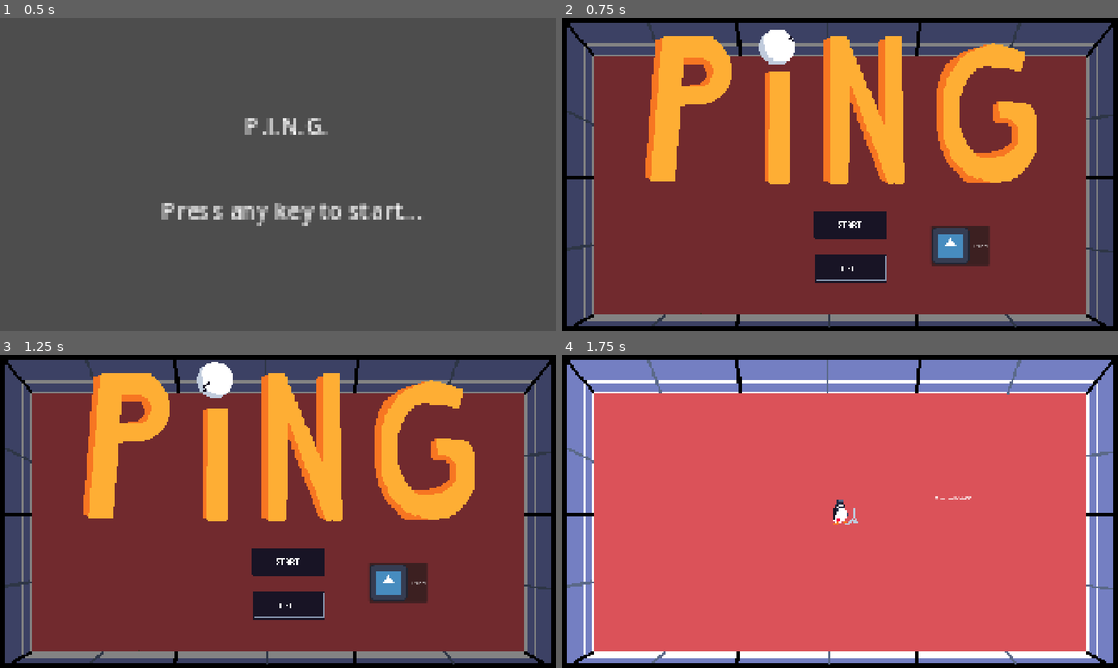
Above: before the commit, frames 1-4 (two rows, left to right).
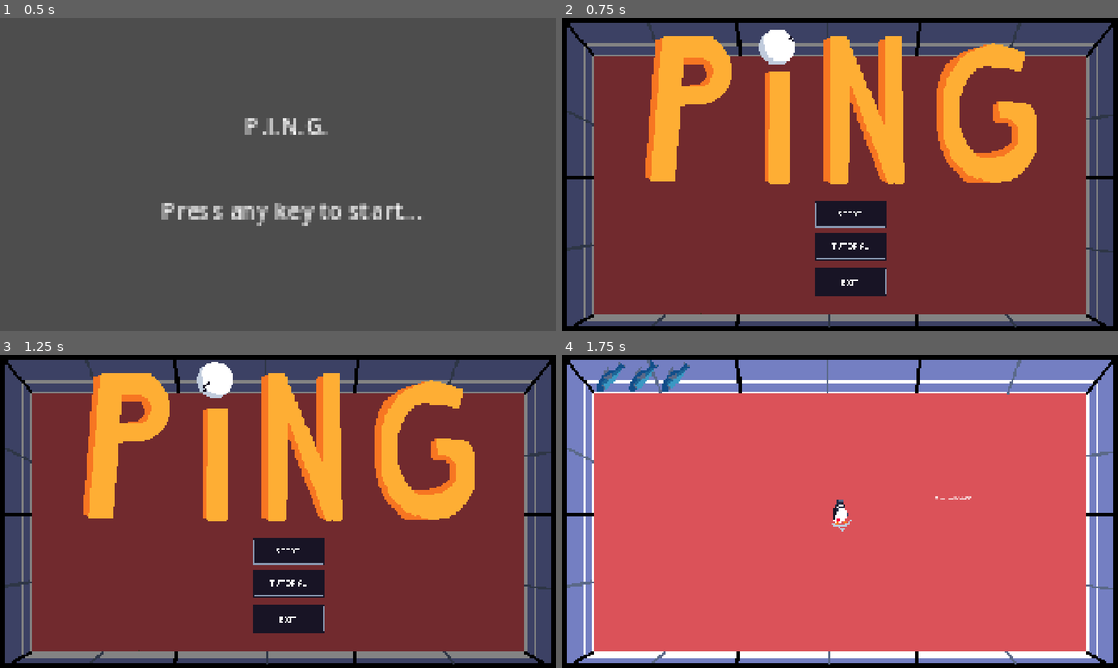
Above: after the commit, the same moments.

Repository: NicholasNg380/PING
Game: Godot game, scene res://scenes/mainScenes/start_screen.tscn
Two runs of this game, one before a commit and one after it. Both use one fixed random seed, a clock stepped at 60 frames per second and the inputs below. The engine's default icon, where the game draws it, is replaced by a stand-in: a white triangle on a blue panel in a dark square.
Inputs (mouse positions are in pixels of both pictures, inside the frame that each line leads up to; where the layout moved, square brackets give the same spot in the first picture):
- Up to frame 1 (0.5 s): no input
- Up to frame 2 (0.75 s): tap Enter at 0.5 s; move the mouse to (962, 158) at 0.52 s; hold D (right) from 0.53 s (still down); tap Space (hit) at 0.6 s
- Up to frame 3 (1.25 s): keep holding D (right)
- Up to frame 4 (1.75 s): release D (right) at 1.25 s; click (851, 583) [962, 583] at 1.25 s

Frame 1 is identical in both runs. In frame 2, 3.7% of the frame differs, in the area x 45-77%, y 58-89%; in frame 3, 3.7%; in frame 4, 0.7%.

Commit message:
Added health bar and other ui assets

Diff:
--- a/scenes/mainScenes/Game.tscn
+++ b/scenes/mainScenes/Game.tscn
@@ -5,6 +5,8 @@
 [ext_resource type="PackedScene" uid="uid://biyi27mohykob" path="res://scenes/Stages/stage_1.tscn" id="2_23i5p"]
 [ext_resource type="PackedScene" uid="uid://cufenlfm85bbc" path="res://scenes/mainScenes/UpgradeScreen.tscn" id="3_cpr0p"]
 [ext_resource type="FontFile" uid="uid://bffxar07whxsc" path="res://assets/pixel_operator/PixelOperator-Bold.ttf" id="5_ekv5x"]
+[ext_resource type="PackedScene" uid="uid://d0xnt1gn2xwc5" path="res://scenes/objects/health_bar.tscn" id="6_83o3o"]
+[ext_resource type="PackedScene" uid="uid://bahcf75l5vwy5" path="res://scenes/mainScenes/death_screen.tscn" id="7_1mgfw"]
 
 [sub_resource type="Curve2D" id="Curve2D_qbsmt"]
 _data = {
@@ -70,6 +72,12 @@
 theme_override_font_sizes/font_size = 73
 text = "COMBO: 1x"
 
+[node name="HealthBar" parent="." unique_id=711747170 instance=ExtResource("6_83o3o")]
+offset_bottom = -418.0
+
+[node name="DeathScreen" parent="." unique_id=663415795 instance=ExtResource("7_1mgfw")]
+visible = false
+
 [connection signal="increase_combo" from="Player" to="." method="_on_player_increase_combo"]
 [connection signal="reset_combo" from="Player" to="." method="_on_player_reset_combo"]
 [connection signal="update_score" from="Player" to="." method="_on_player_update_score"]
--- /dev/null
+++ b/scenes/mainScenes/death_screen.tscn
@@ -0,0 +1,67 @@
+[gd_scene format=3 uid="uid://bahcf75l5vwy5"]
+
+[ext_resource type="FontFile" uid="uid://kunxlfww8xwl" path="res://assets/pixel_operator/PixelOperator8-Bold.ttf" id="1_3l542"]
+[ext_resource type="Texture2D" uid="uid://bqv3jmiwxhxbe" path="res://assets/sprites/ui/exit_button.png" id="2_hxhee"]
+[ext_resource type="Texture2D" uid="uid://drddi47y2i3l3" path="res://assets/sprites/ui/retry_button.png" id="3_r4yk6"]
+
+[sub_resource type="StyleBoxFlat" id="StyleBoxFlat_hxhee"]
+bg_color = Color(0, 0, 0, 0.5176471)
+
+[sub_resource type="StyleBoxEmpty" id="StyleBoxEmpty_16ai1"]
+
+[sub_resource type="StyleBoxEmpty" id="StyleBoxEmpty_d651b"]
+
+[node name="DeathScreen" type="Control" unique_id=663415795]
+layout_mode = 3
+anchors_preset = 0
+offset_right = 40.0
+offset_bottom = 40.0
+
+[node name="Panel" type="Panel" parent="." unique_id=117695567]
+layout_mode = 0
+offset_right = 1958.0
+offset_bottom = 1119.0
+theme_override_styles/panel = SubResource("StyleBoxFlat_hxhee")
+
+[node name="Label" type="Label" parent="." unique_id=1662582616]
+layout_mode = 0
+offset_left = 387.0
+offset_top = 128.0
+offset_right = 1585.0
+offset_bottom = 503.0
+theme_override_fonts/font = ExtResource("1_3l542")
+theme_override_font_sizes/font_size = 64
+text = "You Died!
+
+Your High Score was: "
+horizontal_alignment = 1
+
+[node name="TextureButton" type="TextureButton" parent="." unique_id=1262078062]
+visible = false
+layout_mode = 0
+offset_left = 652.0
+offset_top = 424.0
+offset_right = 1276.0
+offset_bottom = 616.0
+texture_normal = ExtResource("2_hxhee")
+stretch_mode = 0
+
+[node name="ExitButton" type="Button" parent="." unique_id=114600591]
+layout_mode = 0
+offset_left = 668.0
+offset_top = 751.0
+offset_right = 1267.0
+offset_bottom = 947.0
+theme_override_styles/normal = SubResource("StyleBoxEmpty_16ai1")
+icon = ExtResource("2_hxhee")
+expand_icon = true
+
+[node name="ExitButton2" type="Button" parent="." unique_id=884954599]
+layout_mode = 0
+offset_left = 676.0
+offset_top = 451.0
+offset_right = 1275.0
+offset_bottom = 647.0
+theme_override_styles/normal = SubResource("StyleBoxEmpty_d651b")
+icon = ExtResource("3_r4yk6")
+expand_icon = true
--- a/scenes/mainScenes/main_menu.tscn
+++ b/scenes/mainScenes/main_menu.tscn
@@ -5,7 +5,7 @@
 [ext_resource type="Texture2D" uid="uid://bea7vl0t0ho6d" path="res://assets/sprites/ui/start_button.png" id="3_7gdp2"]
 [ext_resource type="Texture2D" uid="uid://dnrstw6dxvdnl" path="res://assets/sprites/ping_logo-Sheet.png" id="3_f5aaq"]
 [ext_resource type="Texture2D" uid="uid://bqv3jmiwxhxbe" path="res://assets/sprites/ui/exit_button.png" id="4_f5aaq"]
-[ext_resource type="Texture2D" uid="uid://b68vj6s7fxrwm" path="res://assets/sprites/icon.svg" id="5_f5aaq"]
+[ext_resource type="Texture2D" uid="uid://18rdga18x7s0" path="res://assets/sprites/ui/tutorial_button.png" id="5_f5aaq"]
 
 [sub_resource type="AtlasTexture" id="AtlasTexture_nl3u7"]
 atlas = ExtResource("3_f5aaq")
@@ -87,6 +87,8 @@
 
 [sub_resource type="StyleBoxEmpty" id="StyleBoxEmpty_nl3u7"]
 
+[sub_resource type="StyleBoxEmpty" id="StyleBoxEmpty_ud58m"]
+
 [sub_resource type="StyleBoxEmpty" id="StyleBoxEmpty_kabec"]
 
 [node name="MainMenu" type="Node2D" unique_id=1255990202]
@@ -118,10 +120,10 @@
 
 [node name="Start" type="Button" parent="ButtonManager" unique_id=2024065401]
 layout_mode = 0
-offset_left = 870.0
-offset_top = 664.0
-offset_right = 1120.0
-offset_bottom = 764.0
+offset_left = 871.0
+offset_top = 628.0
+offset_right = 1121.0
+offset_bottom = 728.0
 theme_override_styles/normal = SubResource("StyleBoxEmpty_nl3u7")
 icon = ExtResource("3_7gdp2")
 icon_alignment = 1
@@ -129,12 +131,13 @@
 
 [node name="Tutorial" type="Button" parent="ButtonManager" unique_id=1718411002]
 layout_mode = 0
-offset_left = 1274.0
-offset_top = 718.0
-offset_right = 1475.0
-offset_bottom = 854.0
-text = "Tutorial"
+offset_left = 872.0
+offset_top = 740.0
+offset_right = 1122.0
+offset_bottom = 837.0
+theme_override_styles/normal = SubResource("StyleBoxEmpty_ud58m")
 icon = ExtResource("5_f5aaq")
+expand_icon = true
 
 [node name="Options" type="Button" parent="ButtonManager" unique_id=1258275797]
 visible = false
@@ -148,9 +151,9 @@
 [node name="Quit" type="Button" parent="ButtonManager" unique_id=1999158445]
 layout_mode = 0
 offset_left = 872.0
-offset_top = 813.0
+offset_top = 862.0
 offset_right = 1123.0
-offset_bottom = 913.0
+offset_bottom = 962.0
 theme_override_styles/normal = SubResource("StyleBoxEmpty_kabec")
 icon = ExtResource("4_f5aaq")
 icon_alignment = 1
--- a/scenes/mainScenes/tutorial.tscn
+++ b/scenes/mainScenes/tutorial.tscn
@@ -5,6 +5,7 @@
 [ext_resource type="PackedScene" uid="uid://cufenlfm85bbc" path="res://scenes/mainScenes/UpgradeScreen.tscn" id="3_q1uet"]
 [ext_resource type="Script" uid="uid://ki1jklkpi6yh" path="res://scripts/controllers/tutorial_controller.gd" id="4_hojdw"]
 [ext_resource type="Script" uid="uid://biidki5jk43ke" path="res://scripts/controllers/tutorial_ui.gd" id="4_xrgy0"]
+[ext_resource type="PackedScene" uid="uid://d0xnt1gn2xwc5" path="res://scenes/objects/health_bar.tscn" id="6_6wjur"]
 
 [node name="Tutorial" type="Node2D" unique_id=65658651]
 
@@ -49,4 +50,6 @@
 
 [node name="Camera2D" type="Camera2D" parent="." unique_id=2125030019]
 
+[node name="HealthBar" parent="." unique_id=711747170 instance=ExtResource("6_6wjur")]
+
 [connection signal="dashed" from="Player" to="TutorialController" method="_on_player_dashed"]
--- a/scenes/objects/Player.tscn
+++ b/scenes/objects/Player.tscn
@@ -239,10 +239,52 @@
 "loop": true,
 "name": &"WalkRight",
 "speed": 20.0
+}, {
+"frames": [],
+"loop": true,
+"name": &"new_animation",
+"speed": 5.0
 }]
 
 [sub_resource type="RectangleShape2D" id="RectangleShape2D_xhfnw"]
 size = Vector2(82.5, 100.75)
+
+[sub_resource type="Animation" id="Animation_ubpv3"]
+length = 0.001
+tracks/0/type = "value"
+tracks/0/imported = false
+tracks/0/enabled = true
+tracks/0/path = NodePath(".:modulate")
+tracks/0/interp = 1
+tracks/0/loop_wrap = true
+tracks/0/keys = {
+"times": PackedFloat32Array(0),
+"transitions": PackedFloat32Array(1),
+"update": 0,
+"values": [Color(1, 1, 1, 1)]
+}
+
+[sub_resource type="Animation" id="Animation_vnarb"]
+resource_name = "flash"
+length = 0.1
+tracks/0/type = "value"
+tracks/0/imported = false
+tracks/0/enabled = true
+tracks/0/path = NodePath(".:modulate")
+tracks/0/interp = 1
+tracks/0/loop_wrap = true
+tracks/0/keys = {
+"times": PackedFloat32Array(0, 0.1, 0.16666667),
+"transitions": PackedFloat32Array(1, 1, 1),
+"update": 0,
+"values": [Color(1, 1, 1, 1), Color(1, 1, 1, 0.19215687), Color(1, 1, 1, 1)]
+}
+
+[sub_resource type="AnimationLibrary" id="AnimationLibrary_ubpv3"]
+_data = {
+&"RESET": SubResource("Animation_ubpv3"),
+&"flash": SubResource("Animation_vnarb")
+}
 
 [node name="Player" type="CharacterBody2D" unique_id=250388077 groups=["Player"]]
 collision_layer = 2
@@ -253,7 +295,7 @@
 [node name="AnimatedSprite2D" type="AnimatedSprite2D" parent="." unique_id=1849093006]
 scale = Vector2(3, 3)
 sprite_frames = SubResource("SpriteFrames_jfpux")
-animation = &"SwingRight"
+animation = &"new_animation"
 
 [node name="CollisionShape2D" type="CollisionShape2D" parent="." unique_id=435689060]
 shape = SubResource("RectangleShape2D_xhfnw")
@@ -270,8 +312,6 @@
 shape = SubResource("RectangleShape2D_xhfnw")
 
 [node name="Ball" parent="." unique_id=305474800 instance=ExtResource("4_mdl7e")]
-
-
 
 [node name="TextureProgressBar" type="TextureProgressBar" parent="." unique_id=1226151906]
 offset_left = -34.0
@@ -284,8 +324,11 @@
 texture_under = ExtResource("10_vnarb")
 texture_progress = ExtResource("10_bnlsx")
 
+[node name="AnimationPlayer" type="AnimationPlayer" parent="." unique_id=915950983]
+libraries/ = SubResource("AnimationLibrary_ubpv3")
+
+[connection signal="dashed" from="." to="." method="_on_player_dashed"]
 [connection signal="animation_finished" from="AnimatedSprite2D" to="." method="_on_animated_sprite_2d_animation_finished"]
 [connection signal="reset_combo" from="Paddle" to="." method="_on_paddle_reset_combo"]
 [connection signal="update_score" from="Paddle" to="." method="_on_paddle_update_score"]
 [connection signal="update_score" from="Ball" to="." method="_on_ball_update_score"]
-[connection signal="dashed" from="." to="." method="_on_player_dashed"]
--- /dev/null
+++ b/scenes/objects/health.tscn
@@ -0,0 +1,7 @@
+[gd_scene format=3 uid="uid://brupn0i4ekn06"]
+
+[ext_resource type="Texture2D" uid="uid://cyl820iamh2t1" path="res://assets/sprites/ui/health/fish_health.png" id="1_2i7yw"]
+
+[node name="TextureRect" type="TextureRect" unique_id=830483582]
+texture = ExtResource("1_2i7yw")
+expand_mode = 2
--- /dev/null
+++ b/scenes/objects/health_bar.tscn
@@ -0,0 +1,11 @@
+[gd_scene format=3 uid="uid://d0xnt1gn2xwc5"]
+
+[ext_resource type="Script" uid="uid://bjt7hlkl4v6rc" path="res://scripts/health_bar.gd" id="1_f7jan"]
+
+[node name="HealthBar" type="HBoxContainer" unique_id=711747170]
+layout_direction = 2
+offset_left = -848.0
+offset_top = -521.0
+offset_right = -158.0
+offset_bottom = -413.0
+script = ExtResource("1_f7jan")
--- /dev/null
+++ b/scripts/health_bar.gd
@@ -0,0 +1,43 @@
+extends HBoxContainer
+
+var heart_img = preload("res://assets/sprites/ui/health/fish_health.png")
+var dead_heart_img = preload("res://assets/sprites/ui/health/dead_fish_no_health.png")
+var max_health
+var current_health
+var heart = preload("res://scenes/objects/health.tscn")
+
+var healths = []
+# Called when the node enters the scene tree for the first time.
+func _ready() -> void:
+	pass # Replace with function body.
+
+func set_max_health(n):
+	max_health = n
+	current_health = max_health
+	initiate_hearts()
+
+func update_health(n):
+	current_health = n
+	redo_hearts()
+
+func change_max(n):
+	max_health = n
+	current_health = max_health
+	initiate_hearts()
+
+func initiate_hearts():
+	for child in get_children():
+		child.queue_free()
+	healths.clear()
+	for i in range(max_health):
+		var temp_instance = heart.instantiate()
+		add_child(temp_instance)
+		healths.append(temp_instance)
+
+func redo_hearts():
+	var num_dead = max_health-current_health
+	for i in range(healths.size()):
+		if i > (healths.size()-num_dead-1):
+			healths[i].texture = dead_heart_img
+		else:
+			healths[i].texture = heart_img
--- a/scripts/playerScripts/player.gd
+++ b/scripts/playerScripts/player.gd
@@ -29,7 +29,7 @@
 var knockback: Vector2 = Vector2.ZERO
 var knockback_timer: float = 0.0
 
-const I_FRAME_TIME: float = 0.75
+const I_FRAME_TIME: float = 1.25
 var i_frame_timer: float = 0.0
 var invulnerable: bool = false
 
@@ -45,6 +45,8 @@
 var ball_damage_multi: float = 0.0
 var ball_return_damage_multi: float = 0.5
 
+@onready var health_bar = $"../HealthBar"
+
 signal update_stats
 signal dashed
 
@@ -53,16 +55,20 @@
 signal increase_combo
 
 func _ready() -> void:
+	health_bar.set_max_health(max_health)
 	add_to_group("Player")
 	upgrade.upgrade_selected.connect(_on_upgrade_selected)
 
 
 func _physics_process(delta):
 	if i_frame_timer > 0.0:
+		$AnimationPlayer.play("flash")
 		i_frame_timer -= delta
 		if i_frame_timer <= 0.0:
 			i_frame_timer = 0.0
 			invulnerable = false
+			$AnimationPlayer.stop()
+			modulate.a = 1.0
 			set_collision_layer_value(2, true)
 			set_collision_layer_value(6, false)
 			set_collision_mask_value(4, true)
@@ -80,6 +86,7 @@
 
 func take_player_damage():
 	health -= 1
+	health_bar.update_health(health)
 
 func _movement(delta: float) -> void:
 	var input = Vector2(
@@ -154,6 +161,7 @@
 		ball_damage_multi += stat
 	if name == "Max Hp":
 		max_health += stat
+		health_bar.change_max(max_health)
 	if name == "Ball Speed":
 		ball_speed_multi += stat
 	if name == "Dash":
Binary file added: assets/sprites/ui/retry_button.png
Not shown, added: assets/sprites/ui/retry_button.png.import
Binary file added: assets/sprites/ui/tutorial_button.png
Not shown, added: assets/sprites/ui/tutorial_button.png.import
Not shown, added: scripts/health_bar.gd.uid
